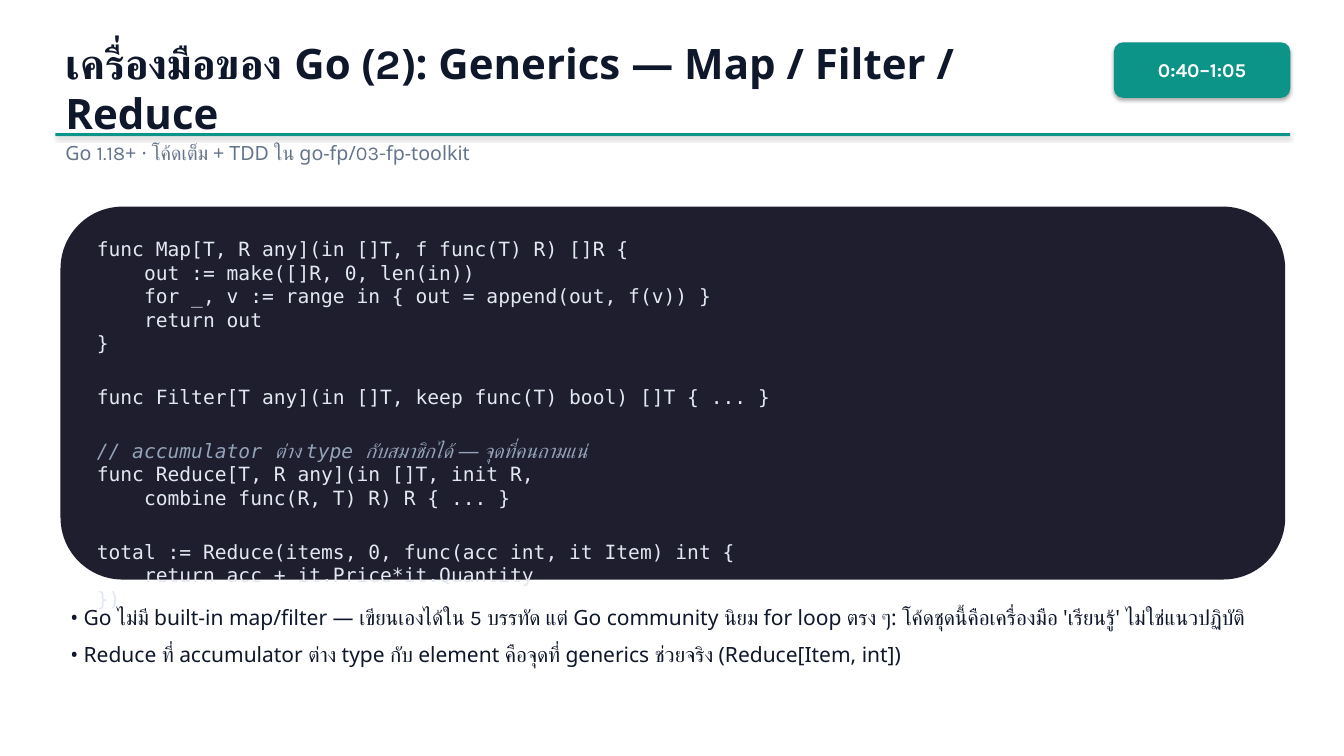
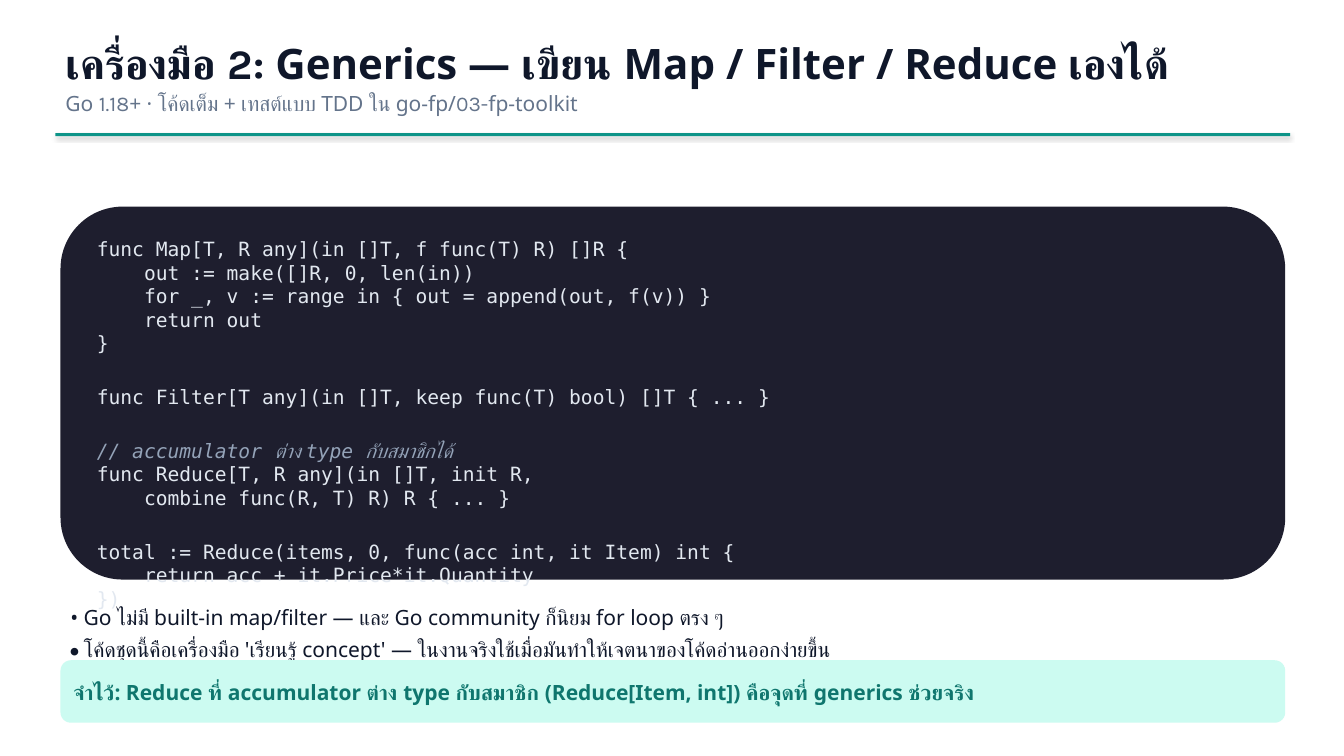
Before and after one commit to iporsut/go-fp, a slide deck: slide 10 of slides/fp-in-go-workshop.pptx (slide 8 before the commit). Drawn at 1344x756 pixels with LibreOffice and Linux fonts; fonts in the diff are those of the drawing. Boxes give left, top, right and bottom in pixels: in the first picture for what was removed or moved away, otherwise in the second. Text is boxed around its words. In the diff, an @@ line names an element or a change of style, - is before the commit and + after.

```diff
--- a/slides/fp-in-go-workshop.pptx
+++ b/slides/fp-in-go-workshop.pptx
@@ text at box(65, 46, 1166, 116): text changed @@
-เครื่องมือของ Go (2): Generics — Map / Filter / Reduce
-Go 1.18+ · โค้ดเต็ม + TDD ใน go-fp/03-fp-toolkit
+เครื่องมือ 2: Generics — เขียน Map / Filter / Reduce เองได้
+Go 1.18+ · โค้ดเต็ม + เทสต์แบบ TDD ใน go-fp/03-fp-toolkit
@@ rounded rectangle removed at box(1114, 42, 1291, 98) @@
-0:40–1:05
@@ text in rounded rectangle at box(132, 441, 452, 462): text changed @@
-// accumulator ต่าง type กับสมาชิกได้ — จุดที่คนถามแน่
+// accumulator ต่าง type กับสมาชิกได้
@@ text at box(84, 609, 831, 664): text changed @@
-• Go ไม่มี built-in map/filter — เขียนเองได้ใน 5 บรรทัด แต่ Go community นิยม for loop ตรง ๆ: โค้ดชุดนี้คือเครื่องมือ 'เรียนรู้' ไม่ใช่แนวปฏิบัติ
-• Reduce ที่ accumulator ต่าง type กับ element คือจุดที่ generics ช่วยจริง (Reduce[Item, int])
+• Go ไม่มี built-in map/filter — และ Go community ก็นิยม for loop ตรง ๆ
+• โค้ดชุดนี้คือเครื่องมือ 'เรียนรู้ concept' — ในงานจริงใช้เมื่อมันทำให้เจตนาของโค้ดอ่านออกง่ายขึ้น
@@ rounded rectangle added at box(60, 660, 1286, 723), fill #CCFBF1, 15 pt, text #0F766E, bold @@
+จำไว้: Reduce ที่ accumulator ต่าง type กับสมาชิก (Reduce[Item, int]) คือจุดที่ generics ช่วยจริง
```
Also in this commit, not shown: 8 other slides changed, 8 slides added, 5 slides removed, 19 other files.
